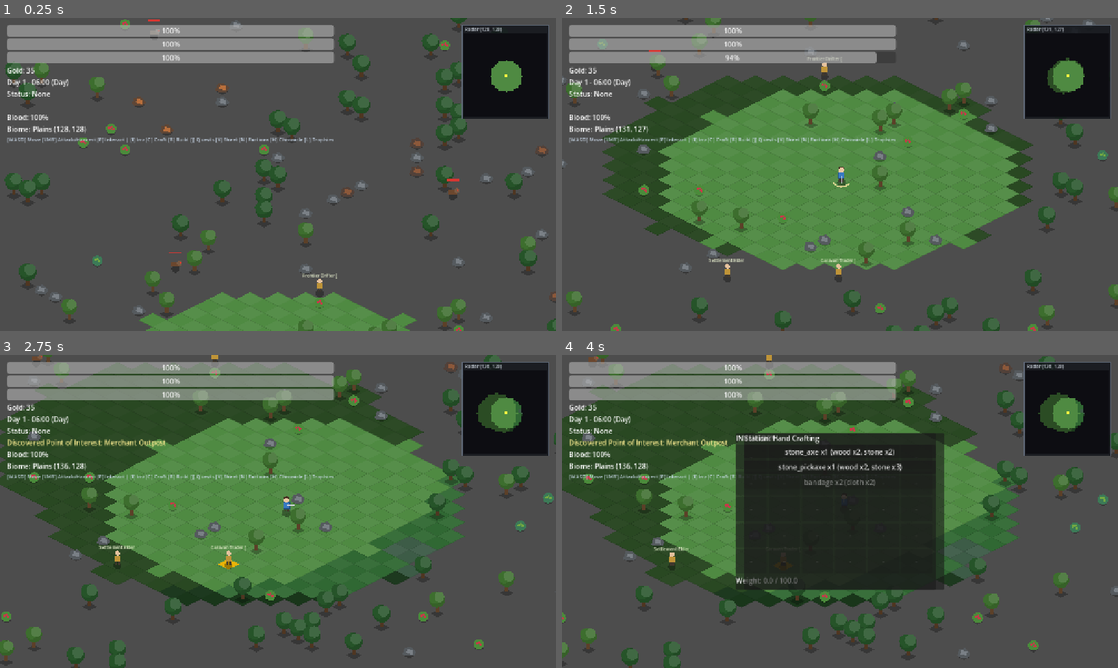
Above: before the commit, frames 1-4 (two rows, left to right).
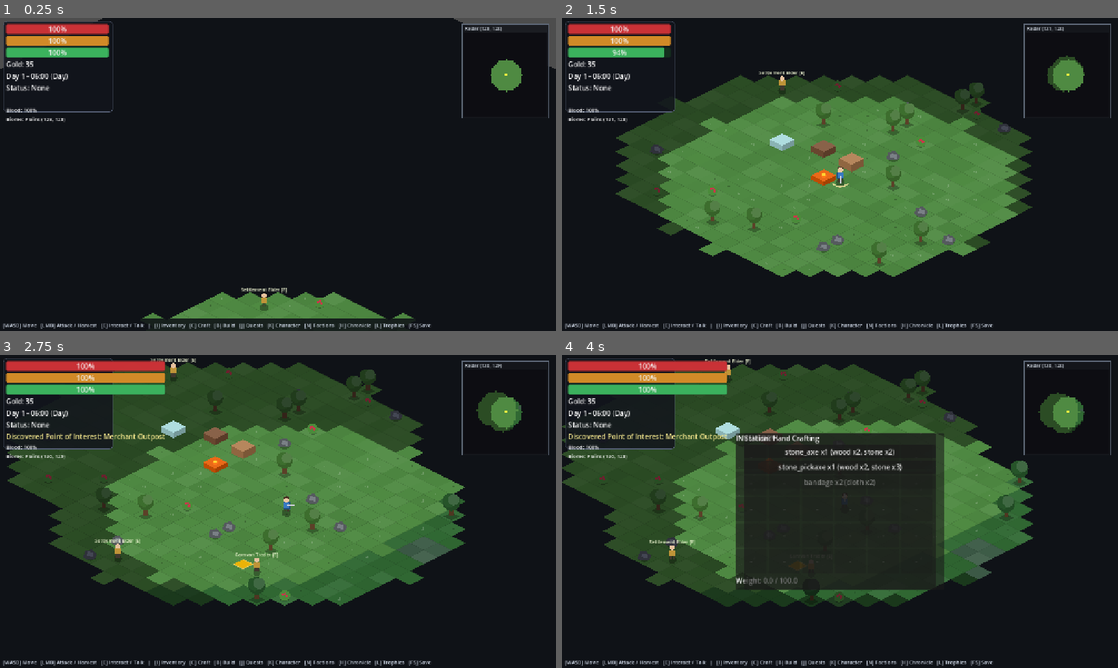
Above: after the commit, the same moments.

Repository: mrsgemaseny/MiniLife
Game: Godot game, scene res://scenes/main.tscn
Two runs of this game, one before a commit and one after it. Both use one fixed random seed, a clock stepped at 60 frames per second and the inputs below.
Inputs (mouse positions are in pixels of both pictures, inside the frame that each line leads up to):
- Up to frame 1 (0.25 s): no input
- Up to frame 2 (1.5 s): move the mouse to (962, 158) at 0.52 s; press the mouse at (962, 158) at 0.53 s; hold D (move_right) 0.53-1.28 s; move the mouse to (728, 190) at 1.27 s; release the mouse at (728, 190) at 1.28 s; hold S (move_down) from 1.28 s (still down); tap Middle mouse button (demolish) at 1.35 s; click (728, 190) at 1.42 s
- Up to frame 3 (2.75 s): move the mouse to (333, 442) at 2.02 s; release S (move_down) at 2.03 s; hold D (move_right) from 2.03 s (still down); hold E (interact) from 2.03 s (still down); click (333, 442) at 2.17 s
- Up to frame 4 (4 s): move the mouse to (812, 574) at 2.77 s; release D (move_right) at 2.78 s; release E (interact) at 2.78 s; hold W (move_up) 2.78-3.53 s; tap I at 2.85 s; click (812, 574) at 2.92 s; tap Enter at 3.5 s; move the mouse to (1006, 558) at 3.52 s; hold A (move_left) from 3.53 s (still down); tap C at 3.6 s; click (1006, 558) at 3.67 s

The runs differ from the first frame. In frame 1, 92% of the frame differs, in the area x 0-100%, y 0-100%; in frame 2, 66%; in frame 3, 63%; in frame 4, 59%.

Commit message:
fix(ui,world): style HUD panel, hide entities in unexplored fog, add starter camp safe zone

Diff:
--- a/scenes/main.tscn
+++ b/scenes/main.tscn
@@ -33,10 +33,7 @@
 
 func _ready() -> void:
 	process_mode = Node.PROCESS_MODE_ALWAYS
-	if SaveSystem.slot_exists(Config.DEFAULT_SAVE_SLOT):
-		SignalBus.load_requested.emit(Config.DEFAULT_SAVE_SLOT)
-	else:
-		GameManager.start_new_game(randi(), Config.DEFAULT_SAVE_SLOT)
+	GameManager.start_new_game(randi(), Config.DEFAULT_SAVE_SLOT)
 
 func _unhandled_input(event: InputEvent) -> void:
 	if event.is_action_pressed(\"ui_inventory\"):
--- a/scripts/entities/npc_base.gd
+++ b/scripts/entities/npc_base.gd
@@ -143,4 +143,4 @@
 	draw_rect(Rect2(-7, -20, 14, 13), robe_col, true)
 	draw_circle(Vector2(0, -25), 5.5, Color(0.90, 0.76, 0.62))
 	if ThemeDB.fallback_font != null:
-		draw_string(ThemeDB.fallback_font, Vector2(-42, -34), display_name + " [E]", HORIZONTAL_ALIGNMENT_CENTER, 84, 10, Color(0.92, 0.95, 0.82))
+		draw_string(ThemeDB.fallback_font, Vector2(-80, -34), display_name + " [E]", HORIZONTAL_ALIGNMENT_CENTER, 160, 11, Color(0.95, 0.98, 0.84))
--- a/scripts/entities/player.gd
+++ b/scripts/entities/player.gd
@@ -29,6 +29,10 @@
 	GameManager.set_player_world_pos(global_position)
 	SignalBus.player_spawned.emit(self)
 	SignalBus.player_tile_changed.emit(current_tile)
+	SignalBus.player_stat_changed.emit("health", stats.health, stats.max_health)
+	SignalBus.player_stat_changed.emit("hunger", stats.hunger, stats.max_hunger)
+	SignalBus.player_stat_changed.emit("stamina", stats.stamina, stats.max_stamina)
+	SignalBus.player_stat_changed.emit("blood", stats.blood, stats.max_blood)
 	queue_redraw()
 
 func _grant_starter_kit() -> void:
@@ -366,12 +370,22 @@
 		current_tile = Config.iso_to_world(global_position)
 		GameManager.set_player_world_pos(global_position)
 	stats.from_dict(p.get("stats", {}))
-	health_comp.from_dict(p.get("health", {}))
+	if p.get("health") is Dictionary:
+		health_comp.from_dict(p.get("health", {}))
+	if stats.health <= 0.0:
+		stats.health = stats.max_health
+	if health_comp.current <= 0.0:
+		health_comp.current = health_comp.maximum
+	is_dead = false
 	skills.from_dict(p.get("skills", {}))
 	inventory.from_dict(p.get("inventory", {}))
 	equipment.from_dict(p.get("equipment", {}))
 	traits.from_dict(p.get("traits", {}))
 	needs.from_dict(p.get("needs", {}))
+	SignalBus.player_stat_changed.emit("health", stats.health, stats.max_health)
+	SignalBus.player_stat_changed.emit("hunger", stats.hunger, stats.max_hunger)
+	SignalBus.player_stat_changed.emit("stamina", stats.stamina, stats.max_stamina)
+	SignalBus.player_stat_changed.emit("blood", stats.blood, stats.max_blood)
 	queue_redraw()
 
 func _draw() -> void:
--- a/scripts/systems/world_system.gd
+++ b/scripts/systems/world_system.gd
@@ -34,6 +34,7 @@
 var _last_biome: String = ""
 var _last_exploration_pct: int = 0
 var _spawned_entities_by_chunk: Dictionary = {}
+var _starter_camp_spawned: bool = false
 
 
 func _ready() -> void:
@@ -62,19 +63,33 @@
 			for ly in range(Config.CHUNK_SIZE):
 				var tpos: Vector2i = origin + Vector2i(lx, ly)
 				var fstate: int = _fog.get_state(tpos)
+				var center: Vector2 = Config.world_to_iso(tpos)
+				var poly: PackedVector2Array = IsoMath.diamond_polygon(center, float(Config.HALF_TILE.x), float(Config.HALF_TILE.y))
+
 				if fstate == int(FogState.UNEXPLORED):
+					draw_colored_polygon(poly, Color(0.06, 0.07, 0.09, 1.0))
 					continue
-				var center: Vector2 = Config.world_to_iso(tpos)
+
 				var biome_id: String = _terrain.get_biome_at(tpos)
 				var col: Color = ProceduralTileset.BIOME_PALETTE.get(biome_id, Color(0.31, 0.54, 0.26))
-				var checker: int = (tpos.x + tpos.y) & 1
-				if checker == 0:
-					col = col.lightened(0.04)
+				var hash_val: int = absi((tpos.x * 73856093) ^ (tpos.y * 19349663))
+				var variation: float = float(hash_val % 9 - 4) * 0.012
+				col = col.lightened(variation) if variation > 0.0 else col.darkened(-variation)
+
 				if fstate == int(FogState.VISITED):
-					col = col.darkened(0.48)
-				var poly: PackedVector2Array = IsoMath.diamond_polygon(center, float(Config.HALF_TILE.x), float(Config.HALF_TILE.y))
+					col = col.darkened(0.45)
+
 				draw_colored_polygon(poly, col)
-				draw_polyline(poly, col.darkened(0.14), 1.0, true)
+				draw_polyline(poly, col.darkened(0.12), 1.0, true)
+
+				# Procedural surface detail (grass blades, pebbles, flowers)
+				if fstate == int(FogState.VISIBLE):
+					if (hash_val % 5) == 0 and (biome_id == "plains" or biome_id == "forest"):
+						var tuft_col: Color = col.lightened(0.18)
+						draw_line(center + Vector2(-4, 2), center + Vector2(-6, -3), tuft_col, 1.3)
+						draw_line(center + Vector2(-2, 2), center + Vector2(-1, -4), tuft_col, 1.3)
+					elif (hash_val % 11) == 0:
+						draw_circle(center + Vector2(5, -2), 1.8, col.darkened(0.22))
 
 		if _chunk_pois.has(cpos):
 			var poi_info: Dictionary = _chunk_pois[cpos]
@@ -83,7 +98,8 @@
 				var p_center: Vector2 = Config.world_to_iso(p_tile)
 				var poi_def: Dictionary = DataRegistry.get_poi(str(poi_info.get("poi_id", "")))
 				var poi_col: Color = Color.from_string(str(poi_def.get("color", "#eab308")), Color.GOLD)
-				draw_colored_polygon(IsoMath.diamond_polygon(p_center, 24.0, 12.0), poi_col)
+				draw_colored_polygon(IsoMath.diamond_polygon(p_center, 22.0, 11.0), poi_col)
+				draw_polyline(IsoMath.diamond_polygon(p_center, 22.0, 11.0), poi_col.lightened(0.35), 1.5, true)
 
 
 func get_tile(pos: Vector2i) -> TileState:
@@ -125,8 +141,28 @@
 		if st == int(FogState.VISIBLE):
 			_check_poi_discovery(tpos)
 	SignalBus.fog_batch_updated.emit(changes)
+	_sync_entity_fog_visibility()
 	_update_exploration_progress()
 	queue_redraw()
+
+
+func _sync_entity_fog_visibility() -> void:
+	for key in _resource_nodes_by_tile:
+		var rnode: ResourceNode = _resource_nodes_by_tile[key] as ResourceNode
+		if is_instance_valid(rnode):
+			var st: int = _fog.get_state(rnode.tile_pos)
+			rnode.visible = (st != int(FogState.UNEXPLORED))
+			rnode.modulate = Color(1, 1, 1, 1) if st == int(FogState.VISIBLE) else Color(0.55, 0.55, 0.62, 1)
+
+	for cpos in _spawned_entities_by_chunk:
+		for ent in _spawned_entities_by_chunk[cpos]:
+			if is_instance_valid(ent) and ent is Node2D:
+				var etile: Vector2i = Config.iso_to_world((ent as Node2D).global_position)
+				var st: int = _fog.get_state(etile)
+				if ent.is_in_group("enemy"):
+					(ent as Node2D).visible = (st == int(FogState.VISIBLE))
+				else:
+					(ent as Node2D).visible = (st != int(FogState.UNEXPLORED))
 
 
 func harvest(pos: Vector2i, _resource_id: String, _amount: int) -> bool:
@@ -205,15 +241,38 @@
 		_chunk_deltas.clear()
 		_fog.clear()
 		_discovered_pois.clear()
+		_starter_camp_spawned = false
 		_last_player_tile = Vector2i(-99999, -99999)
 		var spawn_tile: Vector2i = _find_spawn_tile()
 		var spawn_world: Vector2 = Config.world_to_iso(spawn_tile)
 		SignalBus.player_teleport_requested.emit(spawn_world)
 		_on_player_tile_changed(spawn_tile)
+		_ensure_starter_camp(spawn_tile)
 	else:
 		_last_player_tile = Vector2i(-99999, -99999)
 		var ptile: Vector2i = GameManager.get_player_tile()
 		_on_player_tile_changed(ptile)
+
+
+func _ensure_starter_camp(spawn_tile: Vector2i) -> void:
+	if _starter_camp_spawned:
+		return
+	_starter_camp_spawned = true
+	var camp_structures: Array[Dictionary] = [
+		{"id": "campfire", "offset": Vector2i(2, 0)},
+		{"id": "workbench", "offset": Vector2i(2, -2)},
+		{"id": "bed", "offset": Vector2i(-2, -1)},
+		{"id": "storage", "offset": Vector2i(0, -2)}
+	]
+	for entry in camp_structures:
+		var tpos: Vector2i = spawn_tile + (entry["offset"] as Vector2i)
+		var key: String = Config.vec2i_to_key(tpos)
+		if _resource_nodes_by_tile.has(key):
+			var rn: Node = _resource_nodes_by_tile[key]
+			if is_instance_valid(rn):
+				rn.queue_free()
+			_resource_nodes_by_tile.erase(key)
+		SignalBus.structure_restored.emit(str(entry["id"]), tpos)
 
 
 func _on_player_tile_changed(tile_pos: Vector2i) -> void:
@@ -290,6 +349,7 @@
 		SignalBus.structure_restored.emit(str(structures[tile_key]), tpos)
 
 	_spawn_chunk_inhabitants(cpos, center_biome, delta)
+	_sync_entity_fog_visibility()
 	SignalBus.chunk_loaded.emit(cpos)
 	queue_redraw()
 
@@ -299,6 +359,7 @@
 	rnode.node_def_id = node_def_id
 	rnode.tile_pos = tpos
 	rnode.global_position = Config.world_to_iso(tpos)
+	rnode.visible = (_fog.get_state(tpos) != int(FogState.UNEXPLORED))
 	chunk_node.add_child(rnode)
 	_resource_nodes_by_tile[Config.vec2i_to_key(tpos)] = rnode
 
@@ -308,6 +369,7 @@
 	var spawned_list: Array[Node] = []
 	var origin: Vector2i = Config.chunk_origin(cpos)
 	var center_chunk: Vector2i = Vector2i(Config.WORLD_SIZE_CHUNKS / 2, Config.WORLD_SIZE_CHUNKS / 2)
+	var world_center_tile: Vector2i = Vector2i(Config.WORLD_SIZE_TILES / 2, Config.WORLD_SIZE_TILES / 2)
 
 	if cpos == center_chunk:
 		var trader_uid: String = "npc_starter_trader"
@@ -315,7 +377,7 @@
 			var trader: NPCBase = NPC_SCENE.instantiate() as NPCBase
 			trader.npc_id = "merchant_common"
 			trader.spawn_uid = trader_uid
-			trader.global_position = Config.world_to_iso(origin + Vector2i(10, 6))
+			trader.global_position = Config.world_to_iso(origin + Vector2i(11, 6))
 			add_child(trader)
 			spawned_list.append(trader)
 
@@ -324,21 +386,23 @@
 			var elder: NPCBase = NPC_SCENE.instantiate() as NPCBase
 			elder.npc_id = "village_elder"
 			elder.spawn_uid = elder_uid
-			elder.global_position = Config.world_to_iso(origin + Vector2i(6, 10))
+			elder.global_position = Config.world_to_iso(origin + Vector2i(5, 10))
 			add_child(elder)
 			spawned_list.append(elder)
 	else:
 		var rng: RandomNumberGenerator = RngService.make_chunk_rng(_seed, cpos, 777)
 		var biome_def: Dictionary = DataRegistry.get_biome(biome_id)
 		var enemy_pool: Array = biome_def.get("enemy_pool", [])
-		if not enemy_pool.is_empty() and rng.randf() < 0.65:
+		if not enemy_pool.is_empty() and rng.randf() < 0.60:
 			var enemy_uid: String = "enemy_%d_%d_0" % [cpos.x, cpos.y]
-			if not killed.has(enemy_uid):
+			var etile: Vector2i = origin + Vector2i(rng.randi_range(3, 12), rng.randi_range(3, 12))
+			# Keep starter safe zone (within 22 tiles of world center) free of hostile spawns
+			if not killed.has(enemy_uid) and Config.tile_distance(etile, world_center_tile) > 22:
 				var enemy: EnemyBase = ENEMY_SCENE.instantiate() as EnemyBase
 				enemy.enemy_id = str(enemy_pool[rng.randi() % enemy_pool.size()])
 				enemy.spawn_uid = enemy_uid
-				var etile: Vector2i = origin + Vector2i(rng.randi_range(3, 12), rng.randi_range(3, 12))
 				enemy.global_position = Config.world_to_iso(etile)
+				enemy.visible = (_fog.get_state(etile) == int(FogState.VISIBLE))
 				add_child(enemy)
 				spawned_list.append(enemy)
 
@@ -351,6 +415,7 @@
 				npc.spawn_uid = npc_uid
 				var ntile: Vector2i = origin + Vector2i(rng.randi_range(4, 11), rng.randi_range(4, 11))
 				npc.global_position = Config.world_to_iso(ntile)
+				npc.visible = (_fog.get_state(ntile) != int(FogState.UNEXPLORED))
 				add_child(npc)
 				spawned_list.append(npc)
 
--- a/scripts/ui/hud.gd
+++ b/scripts/ui/hud.gd
@@ -18,7 +18,7 @@
 var _current_tile: Vector2i = Vector2i(128, 128)
 
 func _ready() -> void:
-	_setup_extended_hud()
+	_setup_styled_hud()
 	_connect_signals()
 	update_stat("health", 100.0, 100.0)
 	update_stat("hunger", 100.0, 100.0)
@@ -32,26 +32,82 @@
 		if _toast_timer <= 0.0 and notification_label != null:
 			notification_label.text = ""
 
-func _setup_extended_hud() -> void:
+func _make_bar_style(bg_col: Color) -> StyleBoxFlat:
+	var sb: StyleBoxFlat = StyleBoxFlat.new()
+	sb.bg_color = bg_col
+	sb.corner_radius_top_left = 4
+	sb.corner_radius_top_right = 4
+	sb.corner_radius_bottom_left = 4
+	sb.corner_radius_bottom_right = 4
+	return sb
+
+func _setup_styled_hud() -> void:
+	var margin: MarginContainer = $MarginContainer
+	if margin != null:
+		margin.offset_left = 14.0
+		margin.offset_top = 14.0
+		margin.offset_right = 250.0
+		margin.offset_bottom = 195.0
+
+		var bg_panel: Panel = Panel.new()
+		var panel_sb: StyleBoxFlat = StyleBoxFlat.new()
+		panel_sb.bg_color = Color(0.07, 0.08, 0.11, 0.86)
+		panel_sb.border_color = Color(0.32, 0.36, 0.44, 0.9)
+		panel_sb.set_border_width_all(1)
+		panel_sb.set_corner_radius_all(6)
+		bg_panel.add_theme_stylebox_override("panel", panel_sb)
+		bg_panel.position = Vector2(8, 8)
+		bg_panel.size = Vector2(252, 208)
+		bg_panel.mouse_filter = Control.MOUSE_FILTER_IGNORE
+		add_child(bg_panel)
+		move_child(bg_panel, 0)
+
+	if health_bar != null:
+		health_bar.custom_minimum_size = Vector2(220, 18)
+		health_bar.add_theme_stylebox_override("background", _make_bar_style(Color(0.22, 0.08, 0.08, 0.9)))
+		health_bar.add_theme_stylebox_override("fill", _make_bar_style(Color(0.82, 0.20, 0.22, 0.95)))
+	if hunger_bar != null:
+		hunger_bar.custom_minimum_size = Vector2(220, 18)
+		hunger_bar.add_theme_stylebox_override("background", _make_bar_style(Color(0.22, 0.15, 0.06, 0.9)))
+		hunger_bar.add_theme_stylebox_override("fill", _make_bar_style(Color(0.85, 0.56, 0.16, 0.95)))
+	if stamina_bar != null:
+		stamina_bar.custom_minimum_size = Vector2(220, 18)
+		stamina_bar.add_theme_stylebox_override("background", _make_bar_style(Color(0.08, 0.20, 0.12, 0.9)))
+		stamina_bar.add_theme_stylebox_override("fill", _make_bar_style(Color(0.24, 0.72, 0.38, 0.95)))
+
 	var vbox: VBoxContainer = $MarginContainer/VBoxContainer
 	if vbox != null:
 		_blood_label = Label.new()
 		_blood_label.text = "Blood: 100%"
+		_blood_label.add_theme_font_size_override("font_size", 12)
 		vbox.add_child(_blood_label)
 
 		_biome_label = Label.new()
 		_biome_label.text = "Biome: Plains (128, 128)"
+		_biome_label.add_theme_font_size_override("font_size", 12)
 		vbox.add_child(_biome_label)
 
-		var help_lbl: Label = Label.new()
-		help_lbl.text = "[WASD] Move [LMB] Attack/Harvest [E] Interact | [I] Inv [C] Craft [B] Build [J] Quests [K] Sheet [N] Factions [H] Chronicle [L] Trophies"
-		help_lbl.add_theme_font_size_override("font_size", 12)
-		help_lbl.modulate = Color(0.82, 0.88, 0.95, 0.92)
-		vbox.add_child(help_lbl)
+	# Sleek bottom hotkey bar anchored at bottom of viewport
+	var bottom_bar: PanelContainer = PanelContainer.new()
+	var bot_sb: StyleBoxFlat = StyleBoxFlat.new()
+	bot_sb.bg_color = Color(0.06, 0.07, 0.09, 0.88)
+	bot_sb.border_color = Color(0.28, 0.32, 0.38, 0.9)
+	bot_sb.border_width_top = 1
+	bottom_bar.add_theme_stylebox_override("panel", bot_sb)
+	bottom_bar.set_anchors_preset(Control.PRESET_BOTTOM_WIDE)
+	bottom_bar.offset_top = -28.0
+	bottom_bar.offset_bottom = 0.0
+	add_child(bottom_bar)
+
+	var help_lbl: Label = Label.new()
+	help_lbl.text = "  [WASD] Move   [LMB] Attack / Harvest   [E] Interact / Talk   |   [I] Inventory   [C] Craft   [B] Build   [J] Quests   [K] Character   [N] Factions   [H] Chronicle   [L] Trophies   [F5] Save"
+	help_lbl.add_theme_font_size_override("font_size", 12)
+	help_lbl.modulate = Color(0.86, 0.90, 0.96, 0.95)
+	bottom_bar.add_child(help_lbl)
 
 	_minimap = MinimapWidget.new()
 	_minimap.set_anchors_preset(Control.PRESET_TOP_RIGHT)
-	_minimap.position = Vector2(-216, 16)
+	_minimap.position = Vector2(-216, 14)
 	add_child(_minimap)
 
 func _connect_signals() -> void:
Not shown, changed: .agents/CONTEXT.md
